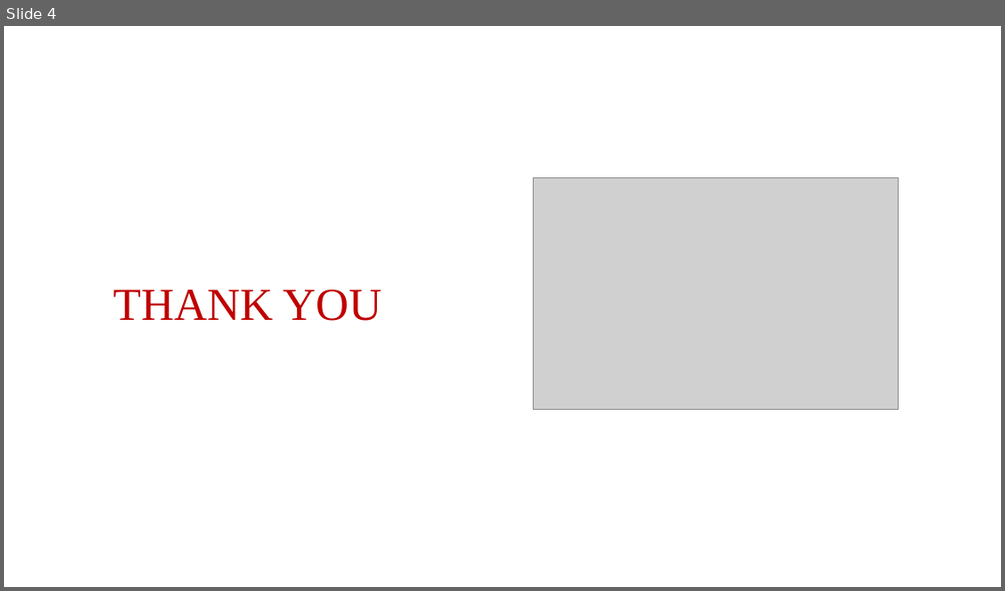
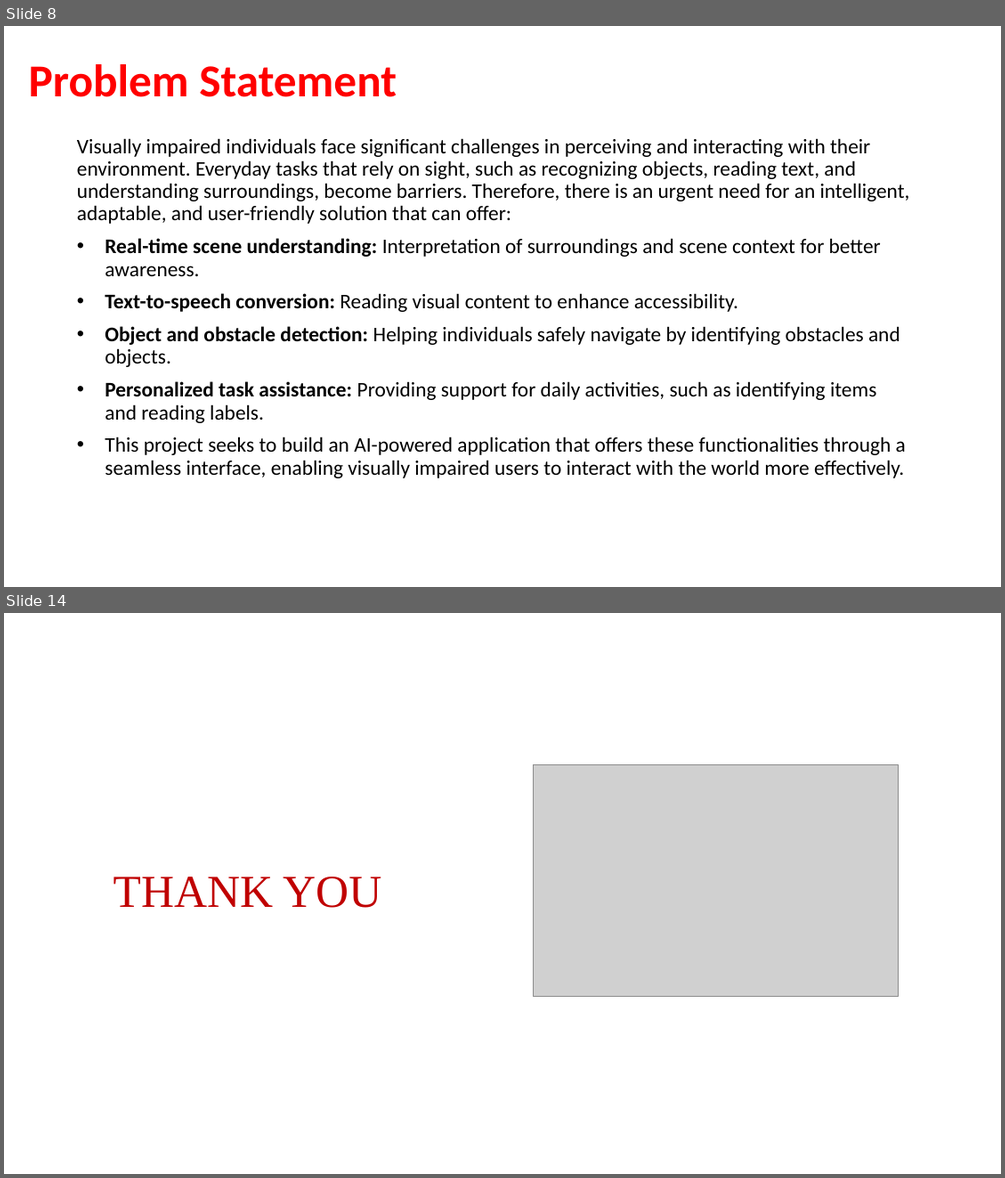
Before and after one commit to VijayShinde1996/AI_Powered_Assistant_Visually_Impaired_Individuals, a slide deck: Innomatics_Project_Report.pptx. Shown one above the other, each under a label of ours: slide 4 before the commit, slides 8 and 14 after it; the slides between them are not shown. The pictures are 1005x591 and 1005x1178 pixels, drawn with LibreOffice and Linux fonts; fonts in the diff are those of the drawing; grey boxes stand for pictures; background and template pictures are left out. Boxes give left, top, right and bottom in pixels: in the first picture for what was removed or moved away, otherwise in the second. Text is boxed around its words. In the diff, an @@ line names an element or a change of style, - is before the commit and + after.

```diff
--- a/Innomatics_Project_Report.pptx
+++ b/Innomatics_Project_Report.pptx
@@ slide 8 added at box(4, 26, 1001, 587), background #FFFFFF @@
@@ title added at box(29, 64, 396, 97), 44 pt, text #FF0000, bold @@
+Problem Statement
@@ text added at box(77, 138, 910, 478), 20 pt, text #000000 @@
+Visually impaired individuals face significant challenges in perceiving and interacting with their environment. Everyday tasks that rely on sight, such as recognizing objects, reading text, and understanding surroundings, become barriers. Therefore, there is an urgent need for an intelligent, adaptable, and user-friendly solution that can offer:
+• Real-time scene understanding: Interpretation of surroundings and scene context for better awareness.
+• Text-to-speech conversion: Reading visual content to enhance accessibility.
+• Object and obstacle detection: Helping individuals safely navigate by identifying obstacles and objects.
+• Personalized task assistance: Providing support for daily activities, such as identifying items and reading labels.
+• This project seeks to build an AI-powered application that offers these functionalities through a seamless interface, enabling visually impaired users to interact with the world more effectively.
@@ what was slide 4 is now slide 14 @@
```
Also in this commit, not shown: 12 other slides added, 3 slides removed, 4 other files.
